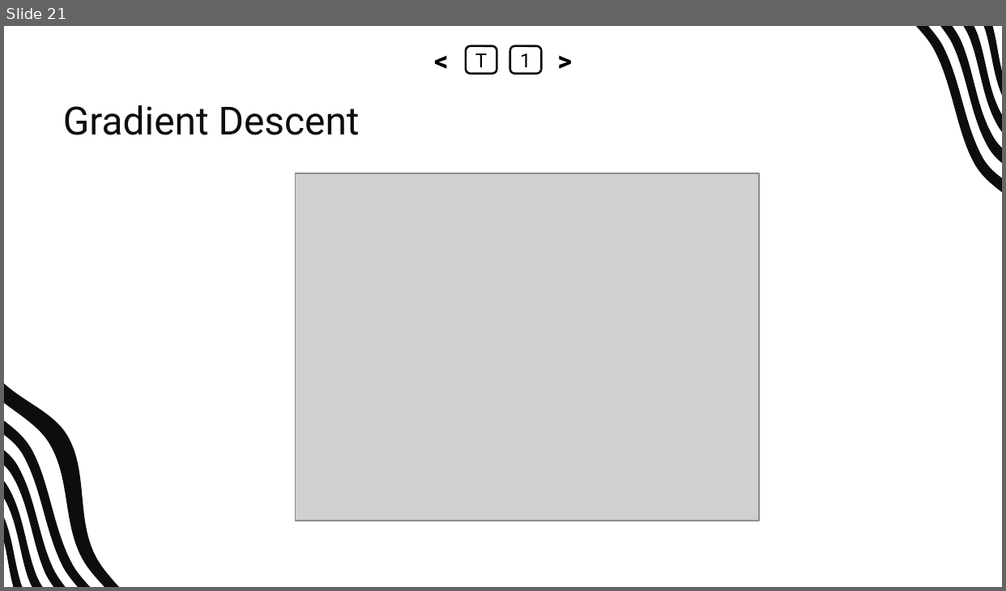
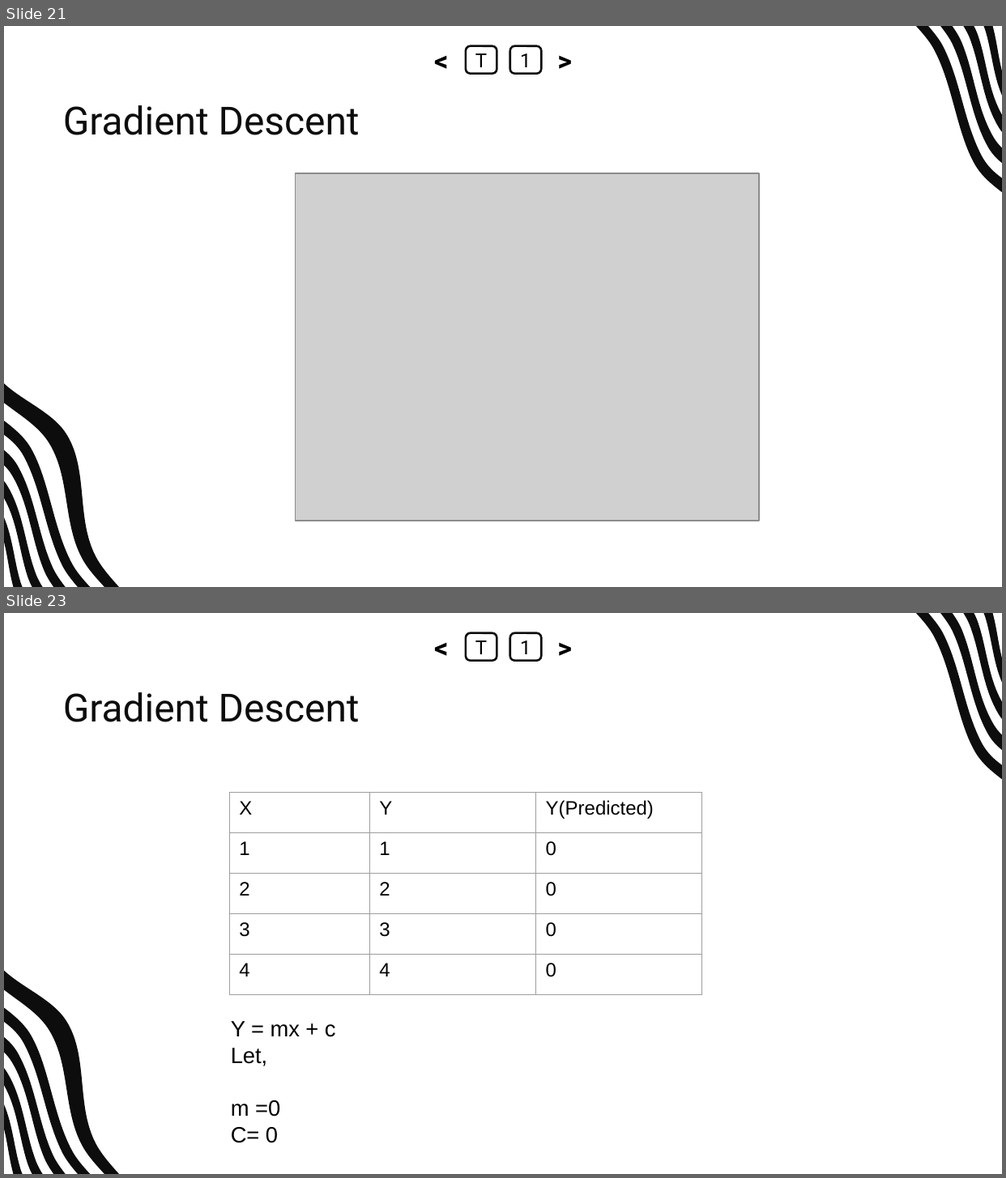
Before and after one commit to abrarhasan3/Green-Uni-All-Academic-Content, a slide deck: CSE 411 Machine Learning/Linear Regression.pptx. Shown one above the other, each under a label of ours: slide 21 before the commit, slides 21 and 23 after it; the slides between them are not shown. The pictures are 1006x591 and 1006x1178 pixels, drawn with LibreOffice and Linux fonts; fonts in the diff are those of the drawing; grey boxes stand for pictures. Boxes give left, top, right and bottom in pixels: in the first picture for what was removed or moved away, otherwise in the second. Text is boxed around its words. In the diff, an @@ line names an element or a change of style, - is before the commit and + after.

```diff
--- a/CSE 411 Machine Learning/Linear Regression.pptx
+++ b/CSE 411 Machine Learning/Linear Regression.pptx
@@ slide 23 added at [4,613,1002,1174], background #FFFFFF; not listed: 9 template elements that a slide beside it also shows @@
@@ text added at [426,633,457,661], 20 pt, text #000000, bold @@
+<
@@ rounded rectangle added at [466,633,497,661], fill #FFFFFF, outline #0D0D0D 1.5 pt, 14 pt, text #000000 @@
+T
@@ rounded rectangle added at [510,633,541,661], fill #FFFFFF, outline #0D0D0D 1.5 pt, 14 pt, text #000000 @@
+1
@@ text added at [549,633,580,661], 20 pt, text #000000, bold @@
+>
@@ title added at [63,692,360,722], 28 pt, text #0D0D0D @@
+Gradient Descent
@@ table added at [229,793,702,995], 5 rows, 3 columns @@
+X | Y | Y(Predicted)
+1 | 1 | 0
+2 | 2 | 0
+3 | 3 | 0
+4 | 4 | 0
@@ text added at [231,1021,336,1144], 16 pt, text #000000 @@
+Y = mx + c
+Let,
+m =0
+C= 0
```
Also in this commit, not shown: 1 slide changed, 17 other slides added.
